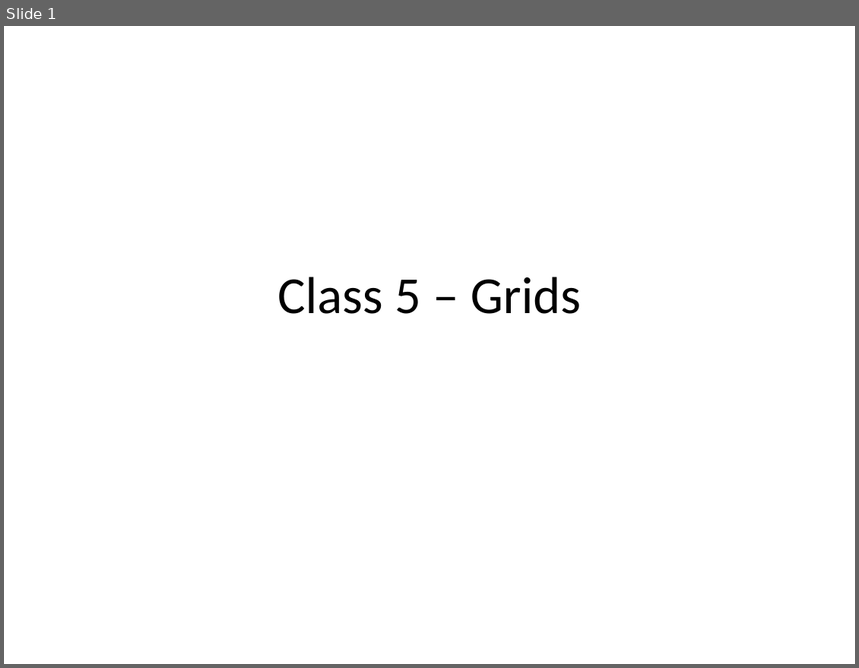
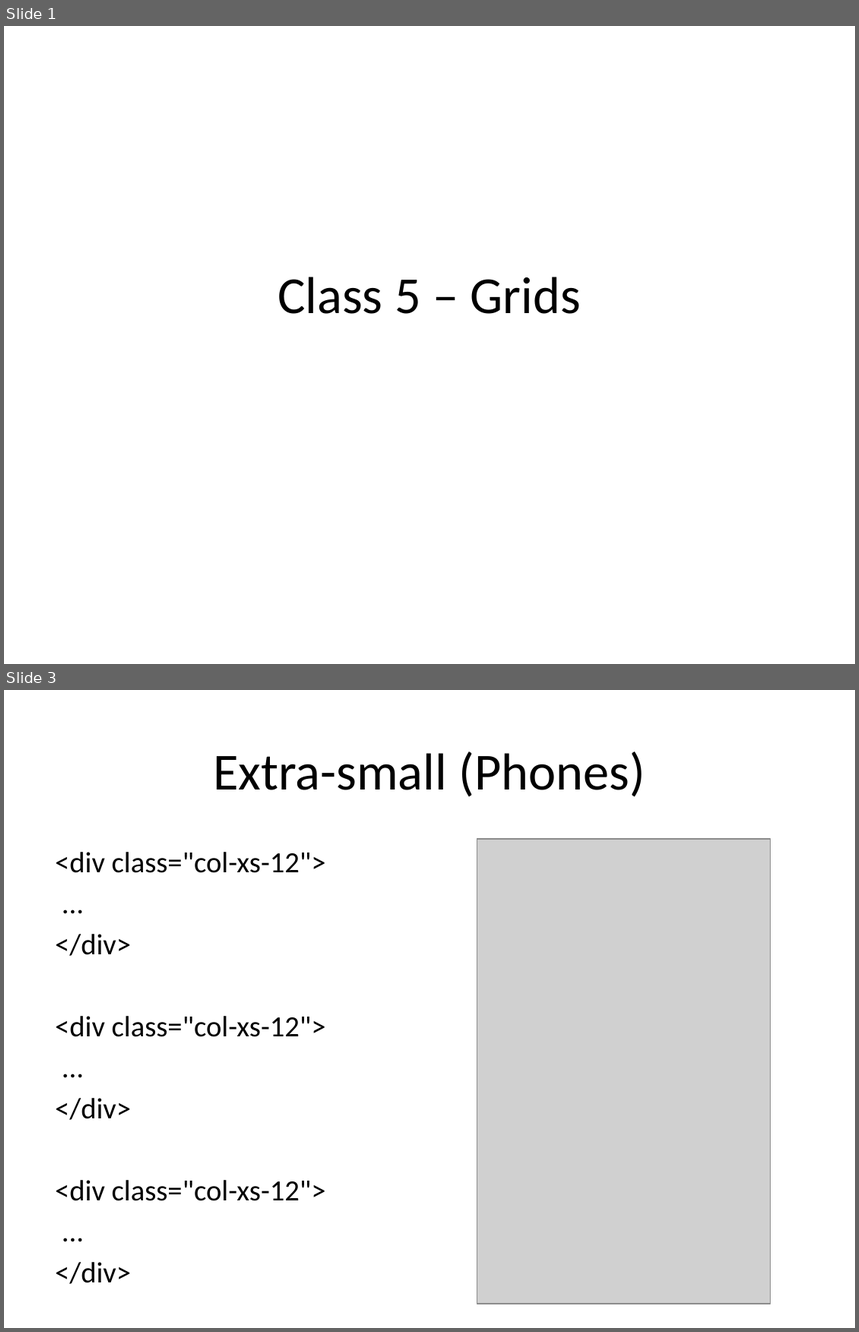
Before and after one commit to BAS-WEB/class05, a slide deck: ppt/Basweb02-05-03-grids-empty.pptx. Shown one above the other, each under a label of ours: slide 1 before the commit, slides 1 and 3 after it; the slides between them are not shown. The pictures are 859x668 and 859x1332 pixels, drawn with LibreOffice and Linux fonts; fonts in the diff are those of the drawing; grey boxes stand for pictures. Boxes give left, top, right and bottom in pixels: in the first picture for what was removed or moved away, otherwise in the second. Text is boxed around its words. In the diff, an @@ line names an element or a change of style, - is before the commit and + after.

```diff
--- a/ppt/Basweb02-05-03-grids-empty.pptx
+++ b/ppt/Basweb02-05-03-grids-empty.pptx
@@ slide 3 added at (4,690,855,1328), background #FFFFFF @@
@@ title added at (213,752,645,797), 44 pt, text #000000 @@
+Extra-small (Phones)
@@ picture added at (477,839,771,1304) @@
@@ text added at (55,852,326,1201), 24.8 pt, text #000000 @@
+<div class="col-xs-12">
+...
+</div>
+<div class="col-xs-12">
+...
+</div>
+<div class="col-xs-12">
+...
+</div>
```
Also in this commit, not shown: 6 other slides added, 2 slides removed.
